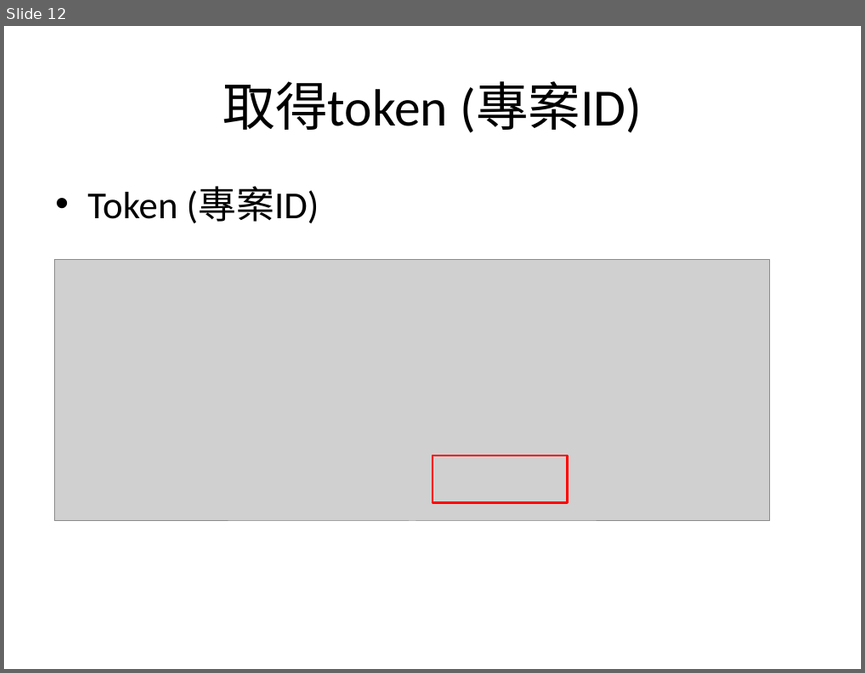
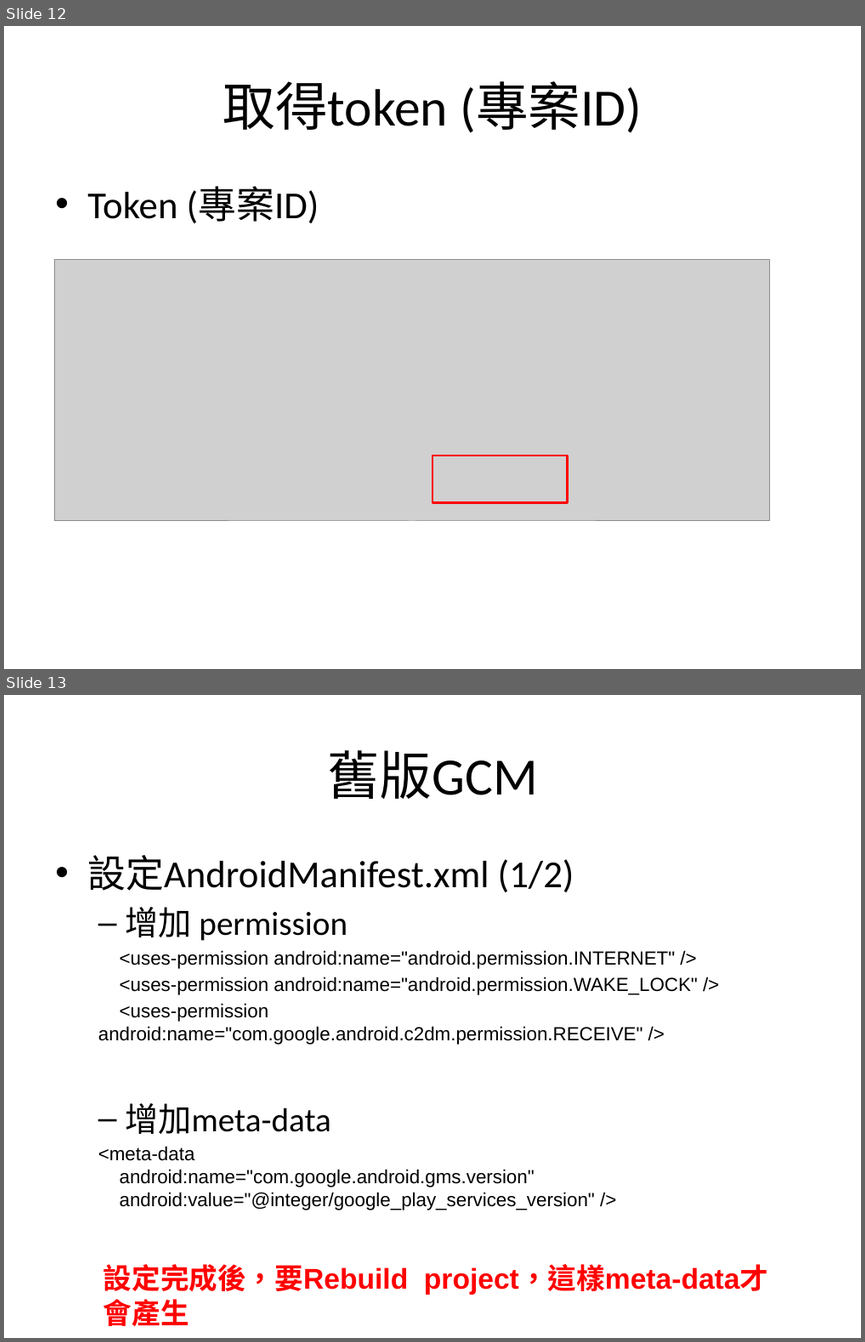
Before and after one commit to sonnyshih/AndroidDemoSample, a slide deck: CustomerUIDemo/GCM instruction.pptx. Shown one above the other, each under a label of ours: slide 12 before the commit, slides 12 and 13 after it. The pictures are 865x673 and 865x1342 pixels, drawn with LibreOffice and Linux fonts; fonts in the diff are those of the drawing; grey boxes stand for pictures. Boxes give left, top, right and bottom in pixels: in the first picture for what was removed or moved away, otherwise in the second. Text is boxed around its words. In the diff, an @@ line names an element or a change of style, - is before the commit and + after.

```diff
--- a/CustomerUIDemo/GCM instruction.pptx
+++ b/CustomerUIDemo/GCM instruction.pptx
@@ slide 13 added at bbox=[4, 695, 861, 1338], background #FFFFFF @@
@@ title added at bbox=[327, 750, 538, 799], 44 pt, text #000000 @@
+舊版GCM
@@ text added at bbox=[87, 855, 697, 1210], 16 pt, text #000000 @@
+• 設定AndroidManifest.xml (1/2)
+  – 增加 permission
+  <uses-permission android:name="android.permission.INTERNET" />
+  <uses-permission android:name="android.permission.WAKE_LOCK" />
+  <uses-permission android:name="com.google.android.c2dm.permission.RECEIVE" />
+  – 增加meta-data
+  <meta-data
+  android:name="com.google.android.gms.version"
+  android:value="@integer/google_play_services_version" />
@@ text added at bbox=[103, 1264, 768, 1294], 24 pt, text #FF0000, bold @@
+設定完成後，要Rebuild project，這樣meta-data才會產生
```
Also in this commit, not shown: 1 slide changed, 6 other slides added, 17 other files.
